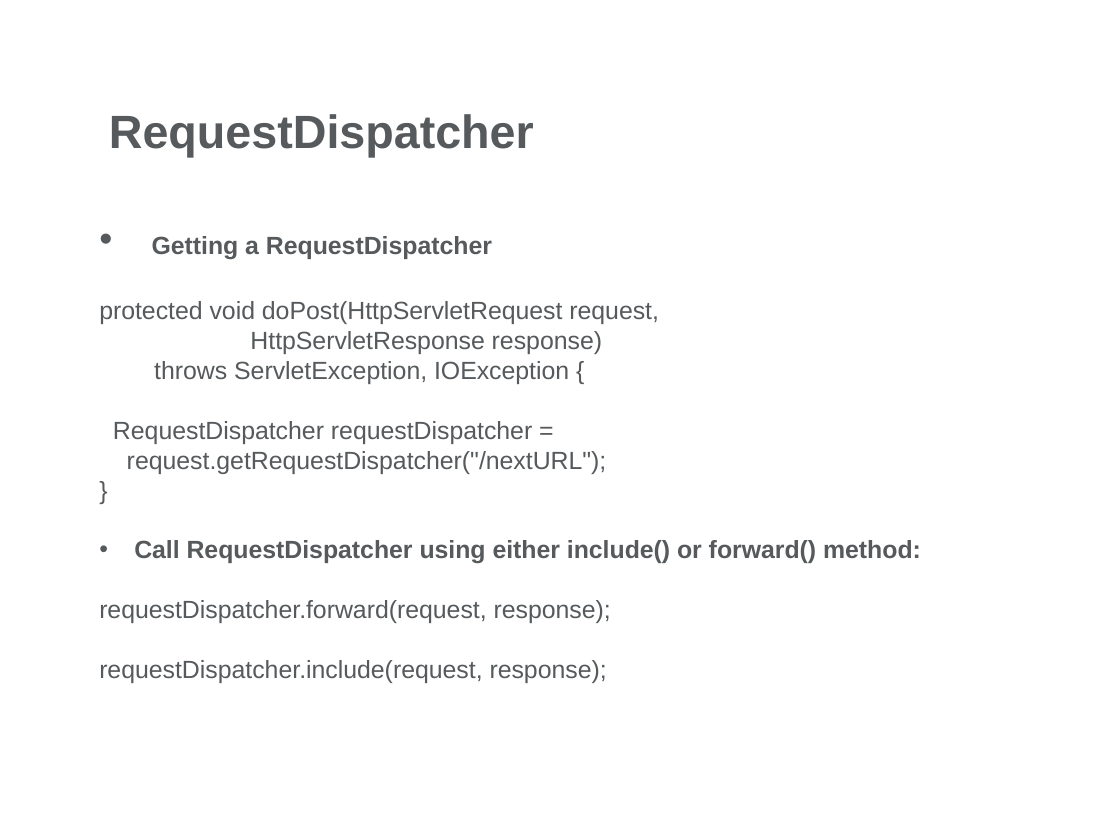
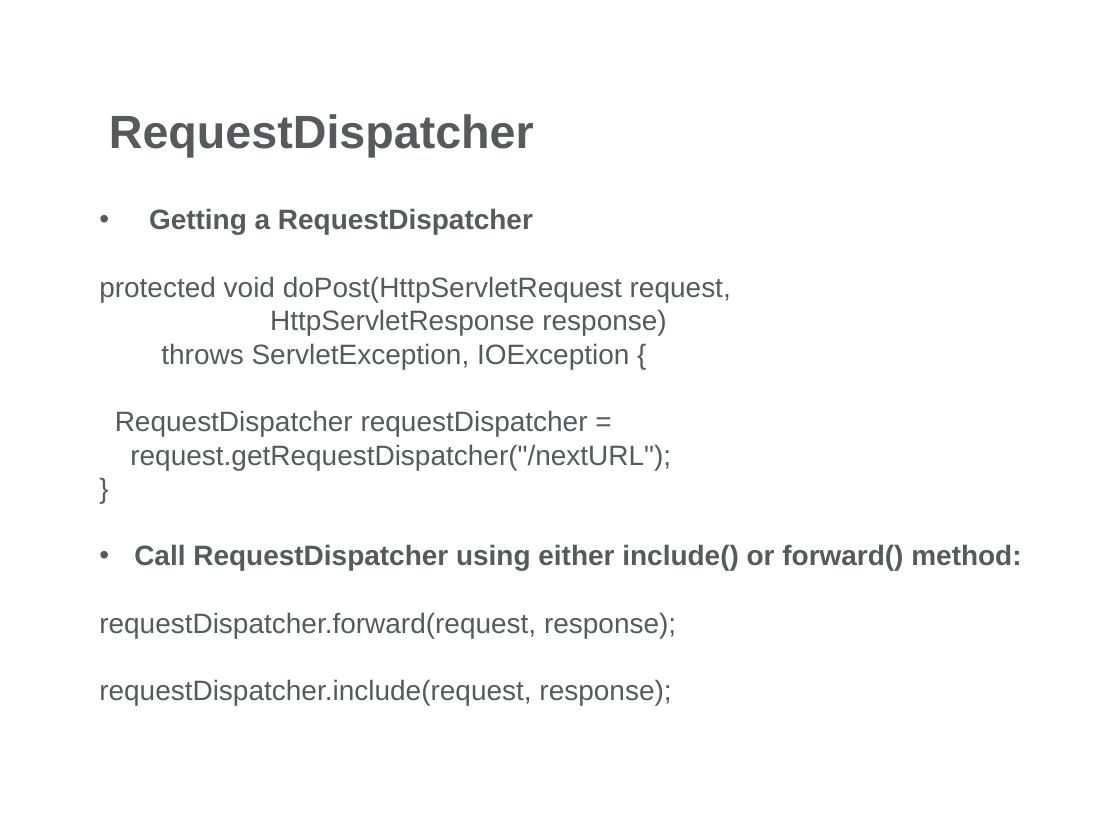
Before and after one commit to andreiapostol/JavaDocs, a slide deck: slide 14 of Servlets/Day2/Docs/Web Presentation-Part2.pptx. Drawn at 1120x840 pixels with LibreOffice and Linux fonts; fonts in the diff are those of the drawing; background and template pictures are left out. Boxes give left, top, right and bottom in pixels: in the first picture for what was removed or moved away, otherwise in the second. Text is boxed around its words. In the diff, an @@ line names an element or a change of style, - is before the commit and + after.

Commit message:
servlets

```diff
--- a/Servlets/Day2/Docs/Web Presentation-Part2.pptx
+++ b/Servlets/Day2/Docs/Web Presentation-Part2.pptx
@@ text "Getting a RequestDispatcher": place and size @@
-text "Getting a RequestDispatcher" at (99,236,921,683)
+text "Getting a RequestDispatcher" at (99,208,1021,705)
@@ text "Getting a RequestDispatcher" at (99,208,1021,705): size 16 to 18 pt @@
```
Also in this commit, not shown: 16 other slides changed, 39 other files.
